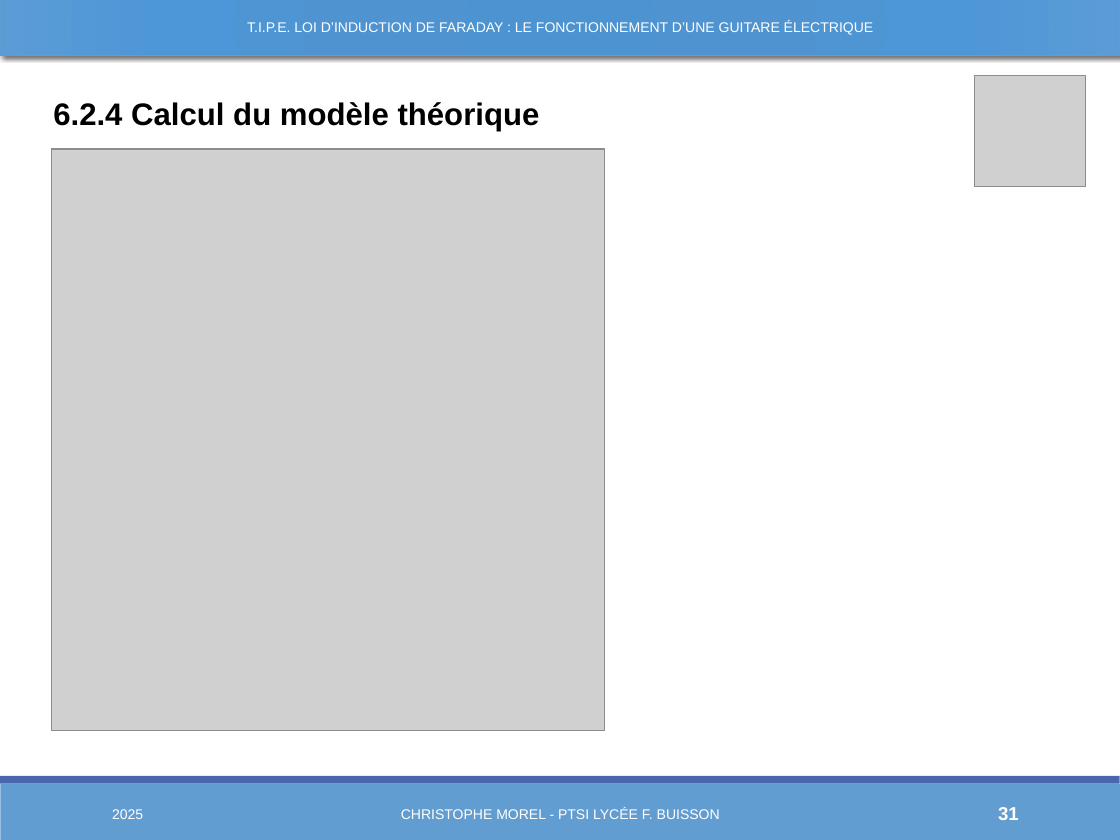
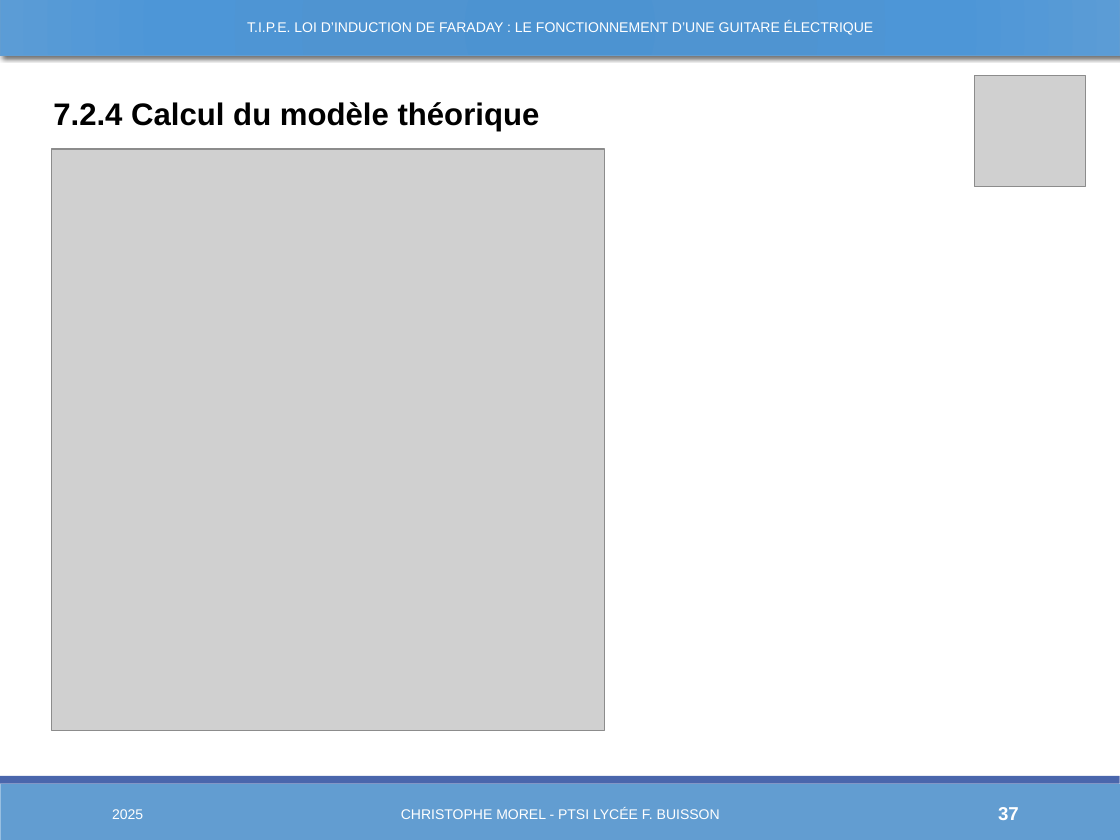
Before and after one commit to Chrismorel7/TIPE---Micro_guitare_elec, a slide deck: slide 37 of Views/Decembre.pptx (slide 31 before the commit). Drawn at 1120x840 pixels with LibreOffice and Linux fonts; fonts in the diff are those of the drawing; grey boxes stand for pictures. Boxes give left, top, right and bottom in pixels: in the first picture for what was removed or moved away, otherwise in the second. Text is boxed around its words. In the diff, an @@ line names an element or a change of style, - is before the commit and + after.

```diff
--- a/Views/Decembre.pptx
+++ b/Views/Decembre.pptx
@@ text at (53,102,540,131): text changed @@
-6.2.4 Calcul du modèle théorique
+7.2.4 Calcul du modèle théorique
@@ page number at (998,807,1019,820): text changed @@
-31
+37
```
Also in this commit, not shown: 18 other slides changed, 6 slides added, 22 other files.
